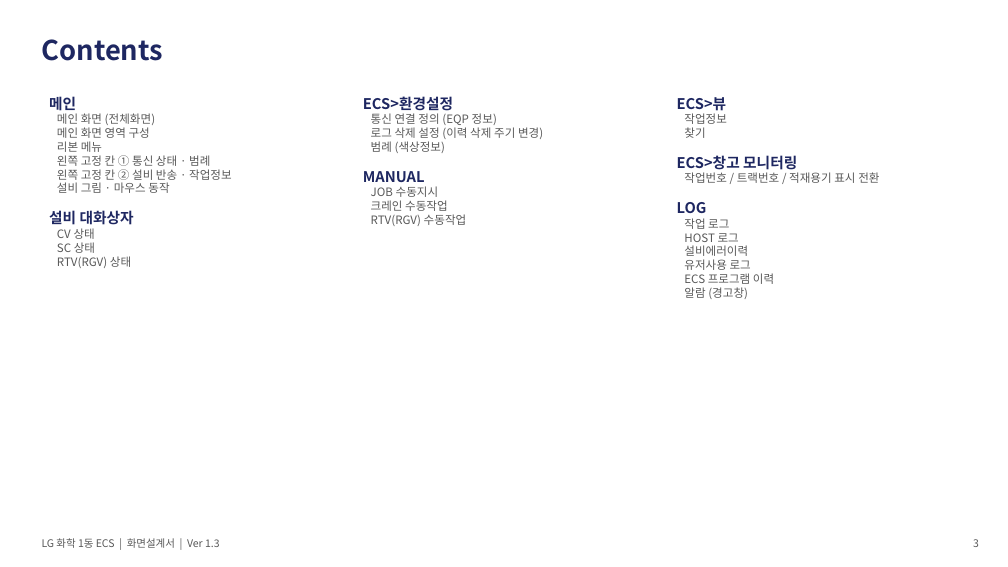
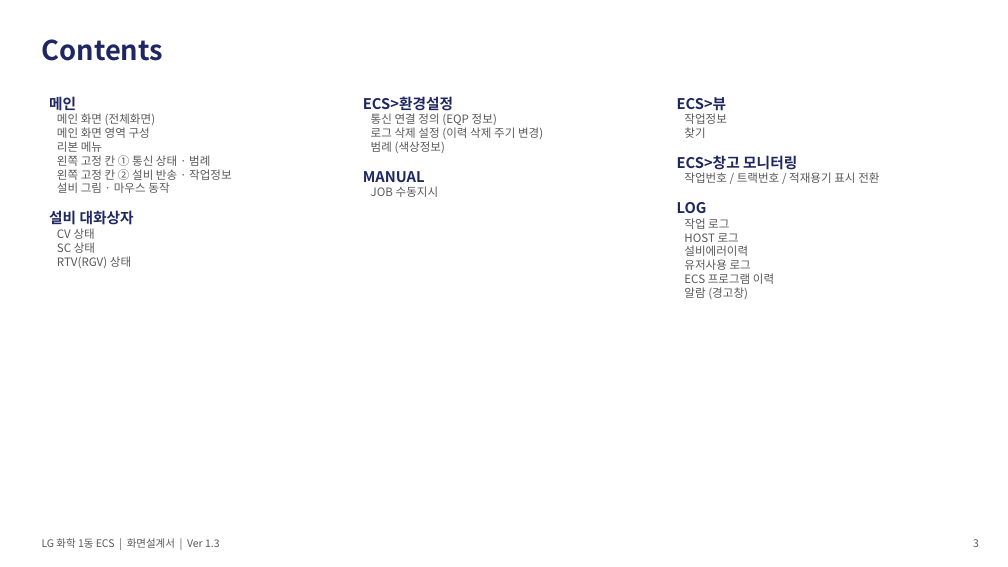
Before and after one commit to yeorijby-coder/LGLS_ALL, a slide deck: slide 3 of docs/산출물_20260921/06_ECS_화면설계서.pptx. Drawn at 1008x567 pixels with LibreOffice and Linux fonts; fonts in the diff are those of the drawing. Boxes give left, top, right and bottom in pixels: in the first picture for what was removed or moved away, otherwise in the second. Text is boxed around its words. In the diff, an @@ line names an element or a change of style, - is before the commit and + after.

```diff
--- a/docs/산출물_20260921/06_ECS_화면설계서.pptx
+++ b/docs/산출물_20260921/06_ECS_화면설계서.pptx
@@ text at (371,200,467,226): paragraphs removed @@
-크레인 수동작업
-RTV(RGV) 수동작업
```
Also in this commit, not shown: 7 other slides changed, 13 other files.
